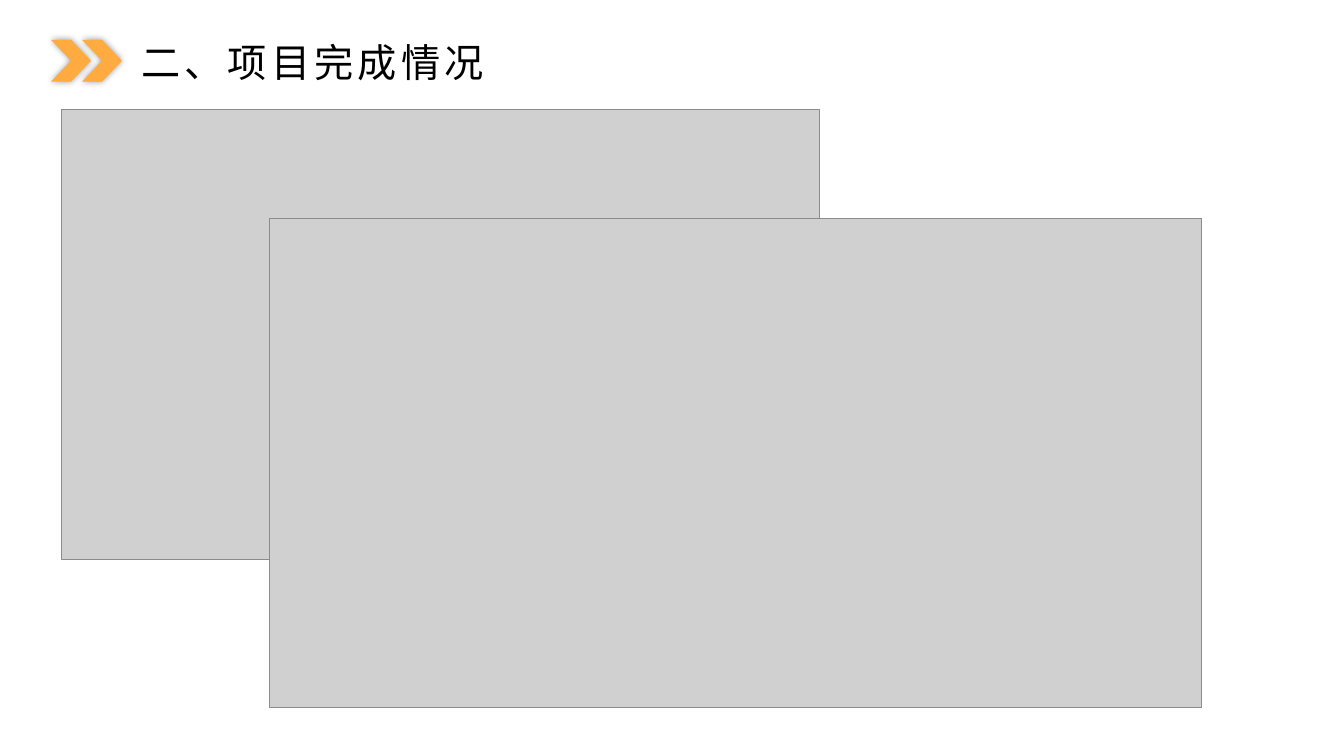
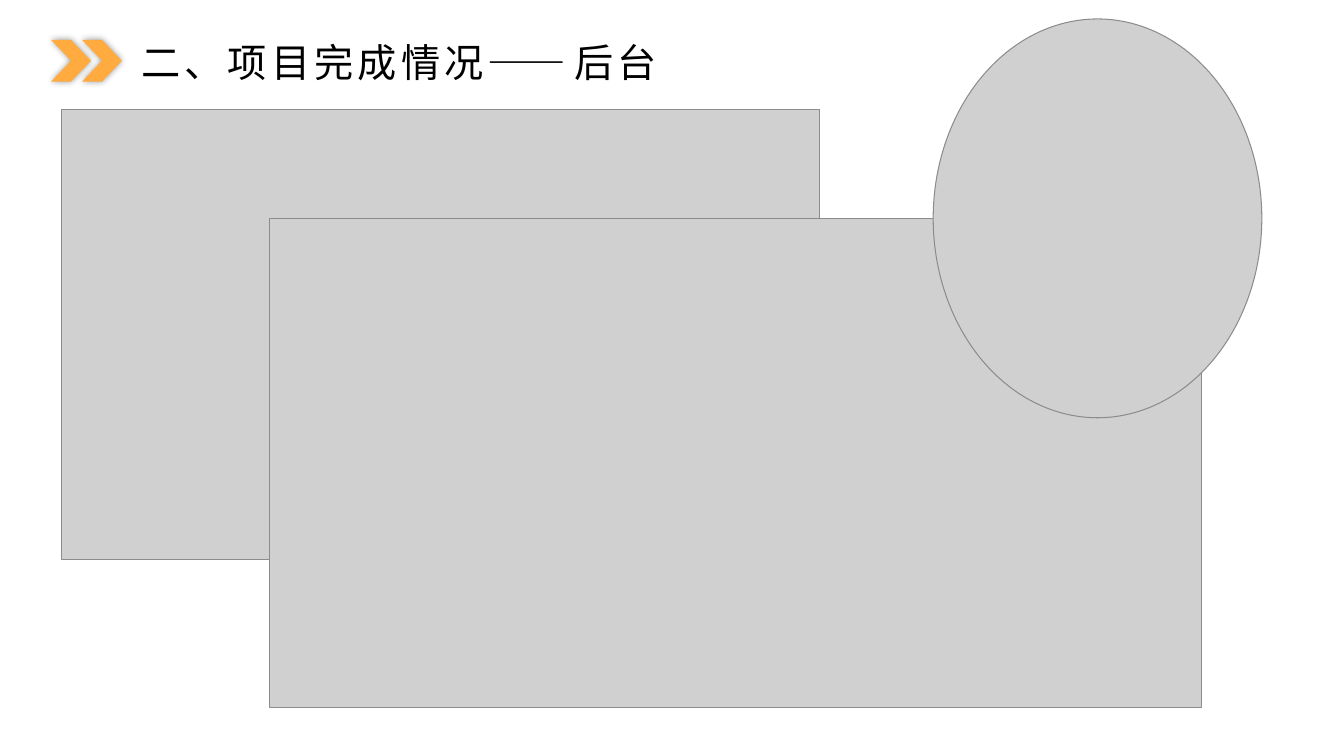
Before and after one commit to yy207/myshop, a slide deck: slide 8 of MyShop/线上商店(乐购网)演示文档.pptx. Drawn at 1344x756 pixels with LibreOffice and Linux fonts; fonts in the diff are those of the drawing; grey boxes stand for pictures. Boxes give left, top, right and bottom in pixels: in the first picture for what was removed or moved away, otherwise in the second. Text is boxed around its words. In the diff, an @@ line names an element or a change of style, - is before the commit and + after.

```diff
--- a/MyShop/线上商店(乐购网)演示文档.pptx
+++ b/MyShop/线上商店(乐购网)演示文档.pptx
@@ picture added at [934, 19, 1262, 418] @@
@@ text at [141, 44, 657, 81]: text changed @@
-二、项目完成情况
+二、项目完成情况——后台
```
Also in this commit, not shown: 2 other slides changed.
